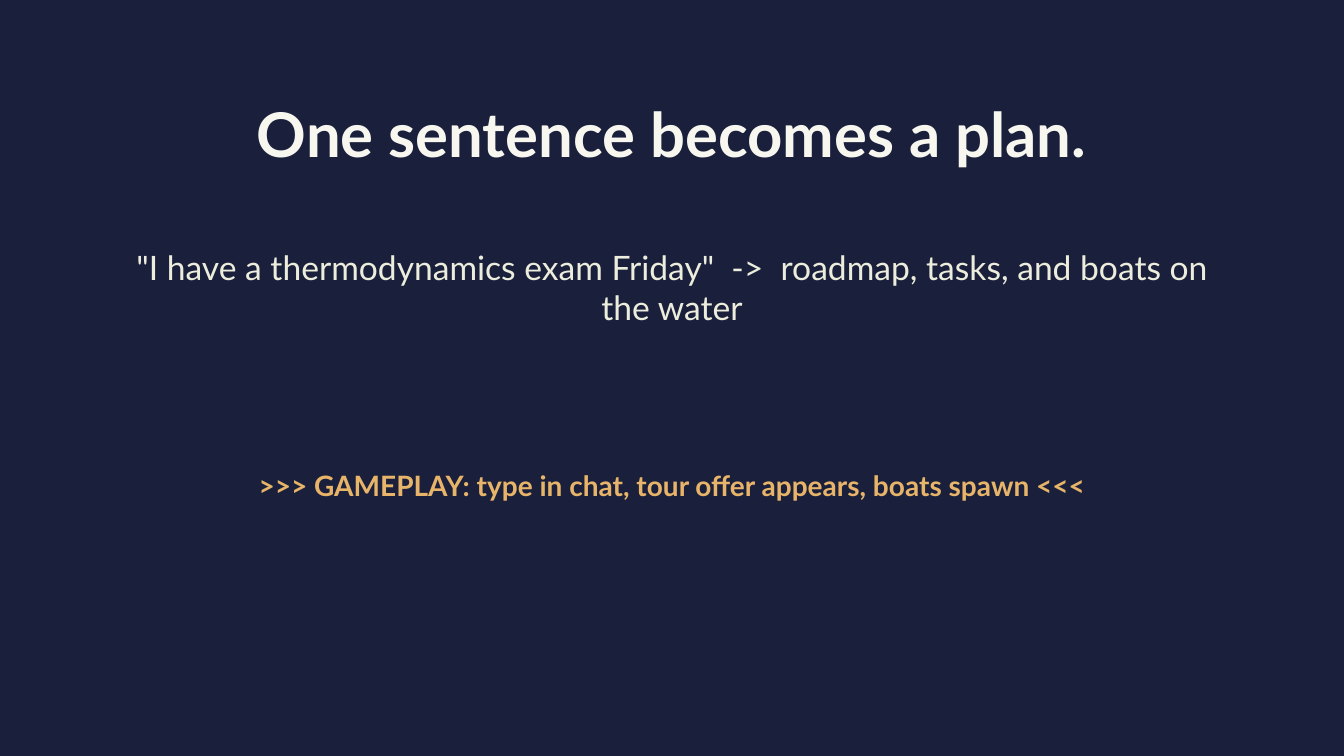
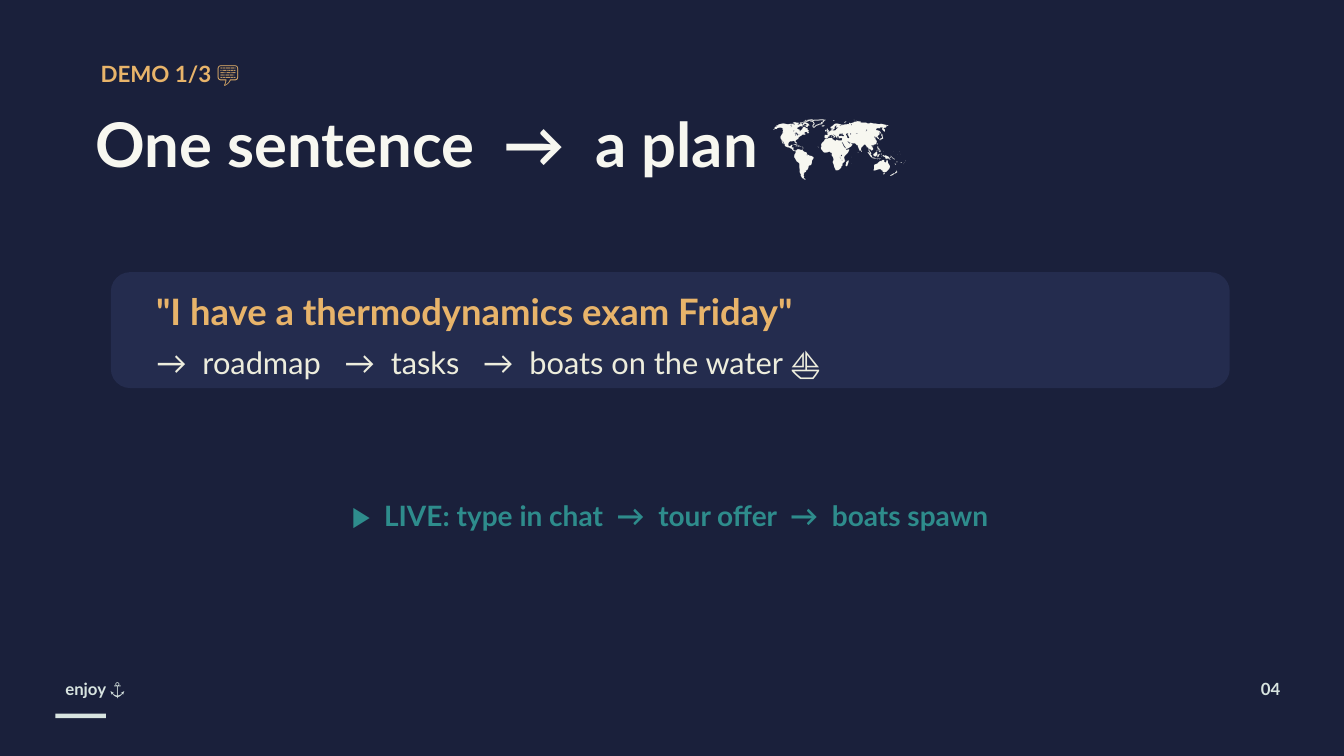
Before and after one commit to Tyrant336/Enjoy, a slide deck: slide 4 of docs/presentation/enjoy-pitch.pptx. Drawn at 1344x756 pixels with LibreOffice and Linux fonts; fonts in the diff are those of the drawing. Boxes give left, top, right and bottom in pixels: in the first picture for what was removed or moved away, otherwise in the second. Text is boxed around its words. In the diff, an @@ line names an element or a change of style, - is before the commit and + after.

```diff
--- a/docs/presentation/enjoy-pitch.pptx
+++ b/docs/presentation/enjoy-pitch.pptx
@@ text added at (x1=101, y1=65, x2=211, y2=83), 16 pt, text #E8B46A, bold @@
+DEMO 1/3 💬
@@ text at (x1=96, y1=121, x2=758, y2=178): text changed @@
-One sentence becomes a plan.
+One sentence → a plan 🗺️
@@ rounded rectangle added at (x1=111, y1=272, x2=1230, y2=388), fill #242C4E @@
@@ text at (x1=156, y1=298, x2=792, y2=380): text changed; size 24 to 26 pt; text colour #EDEDDD to #E8B46A; bold on @@
-"I have a thermodynamics exam Friday" -> roadmap, tasks, and boats on the water
+"I have a thermodynamics exam Friday"
+→ roadmap → tasks → boats on the water ⛵
@@ text at (x1=384, y1=505, x2=988, y2=531): text changed; text colour #E8B46A to #2E8C8C @@
->>> GAMEPLAY: type in chat, tour offer appears, boats spawn <<<
+▶ LIVE: type in chat → tour offer → boats spawn
@@ text added at (x1=65, y1=682, x2=106, y2=698), 12 pt, text #D8E4E0, bold @@
+enjoy ⚓
@@ text added at (x1=1261, y1=682, x2=1280, y2=695), 12 pt, text #D8E4E0, bold @@
+04
@@ rectangle added at (x1=55, y1=714, x2=106, y2=718), fill #D8E4E0 @@
```
Also in this commit, not shown: 7 other slides changed, 2 other files.
